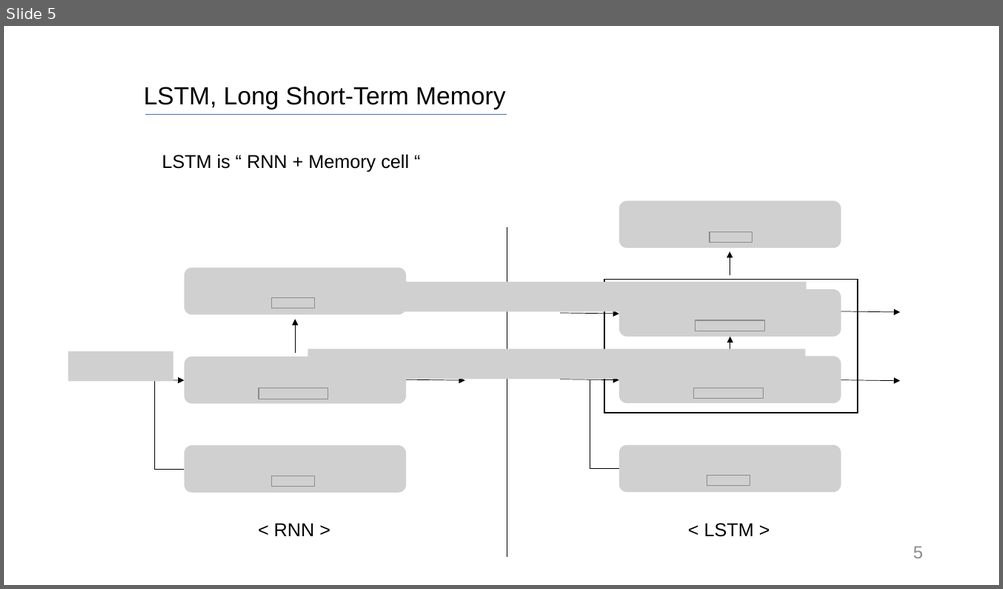
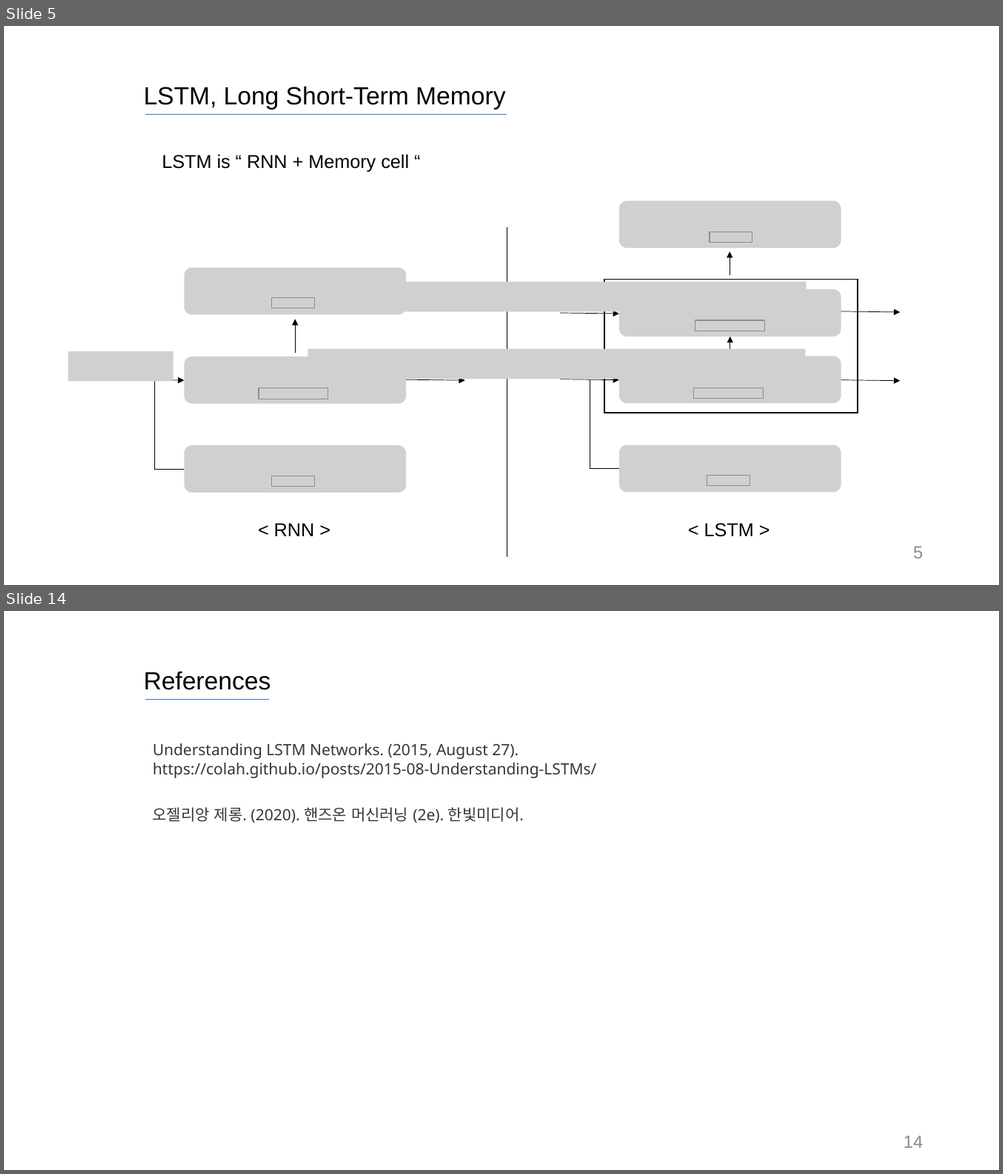
Before and after one commit to SiLviASizZ/HYU_2022, a slide deck: gradproj/meeting/0407_meeting/발표자료/LSTM.pptx. Shown one above the other, each under a label of ours: slide 5 before the commit, slides 5 and 14 after it; the slides between them are not shown. The pictures are 1003x589 and 1003x1174 pixels, drawn with LibreOffice and Linux fonts; fonts in the diff are those of the drawing; grey boxes stand for pictures. Boxes give left, top, right and bottom in pixels: in the first picture for what was removed or moved away, otherwise in the second. Text is boxed around its words. In the diff, an @@ line names an element or a change of style, - is before the commit and + after.

```diff
--- a/gradproj/meeting/0407_meeting/발표자료/LSTM.pptx
+++ b/gradproj/meeting/0407_meeting/발표자료/LSTM.pptx
@@ slide 14 added at (4, 611, 999, 1170), background #FFFFFF @@
@@ text added at (144, 671, 271, 690), 24 pt, text #000000 @@
+References
@@ line added from (145, 699) to (269, 699), #4472C4 0.5 pt @@
@@ text added at (153, 743, 597, 778), 15 pt, text #363636 @@
+Understanding LSTM Networks. (2015, August 27).
+https://colah.github.io/posts/2015-08-Understanding-LSTMs/
@@ text added at (153, 807, 523, 823), 15 pt, text #363636 @@
+오젤리앙 제롱. (2020). 핸즈온 머신러닝 (2e). 한빛미디어.
@@ page number added at (903, 1136, 922, 1148), 17 pt, text #8C8C8C @@
+14
```
Also in this commit, not shown: 4 slides changed, 7 other slides added, 1 other file.
